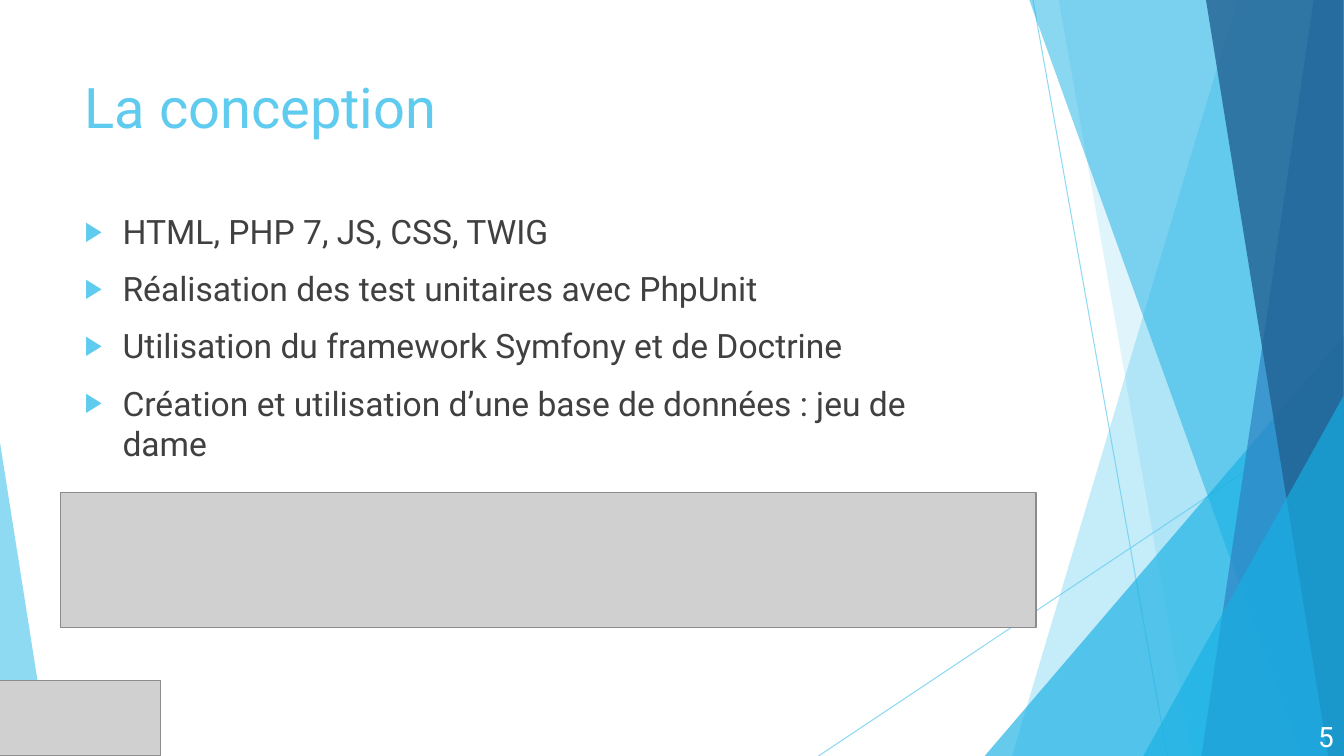
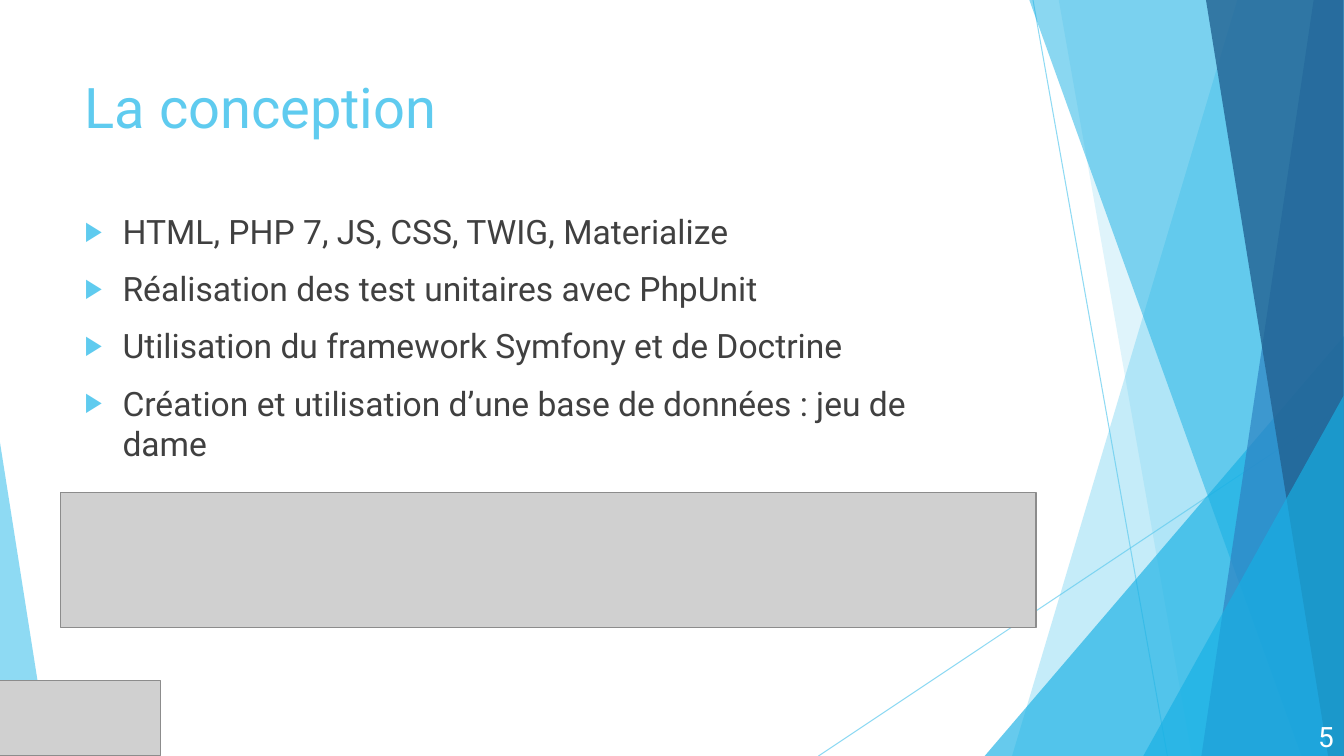
Before and after one commit to Thoril/JeuDeDames, a slide deck: slide 5 of Documents/Présentation.pptx. Drawn at 1344x756 pixels with LibreOffice and Linux fonts; fonts in the diff are those of the drawing; grey boxes stand for pictures. Boxes give left, top, right and bottom in pixels: in the first picture for what was removed or moved away, otherwise in the second. Text is boxed around its words. In the diff, an @@ line names an element or a change of style, - is before the commit and + after.

Commit message:
Modif dans le diapo

```diff
--- a/Documents/Présentation.pptx
+++ b/Documents/Présentation.pptx
@@ text at bbox=[123, 219, 728, 249]: text changed @@
-▶ HTML, PHP 7, JS, CSS, TWIG
+▶ HTML, PHP 7, JS, CSS, TWIG, Materialize
```
